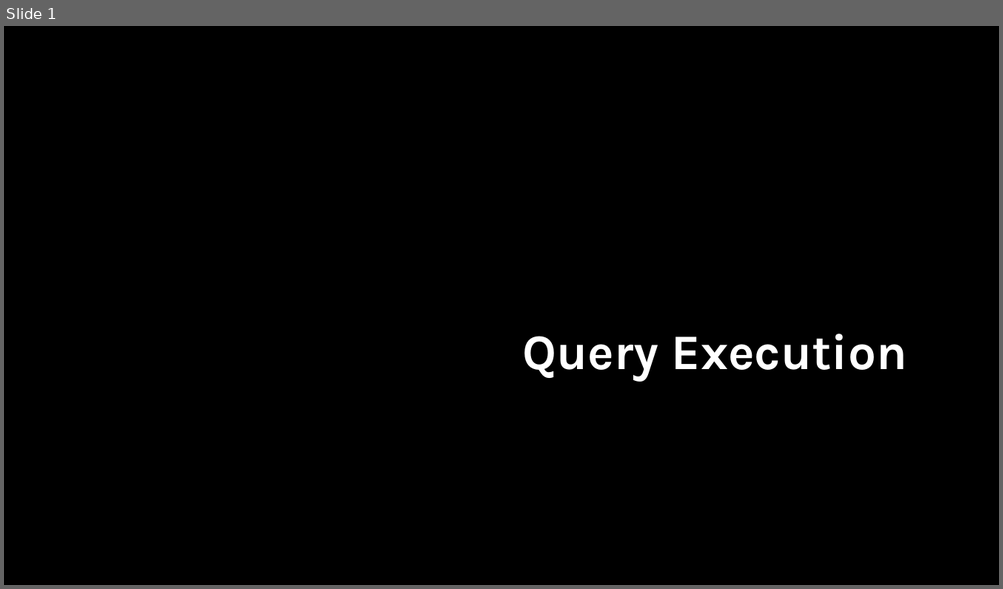
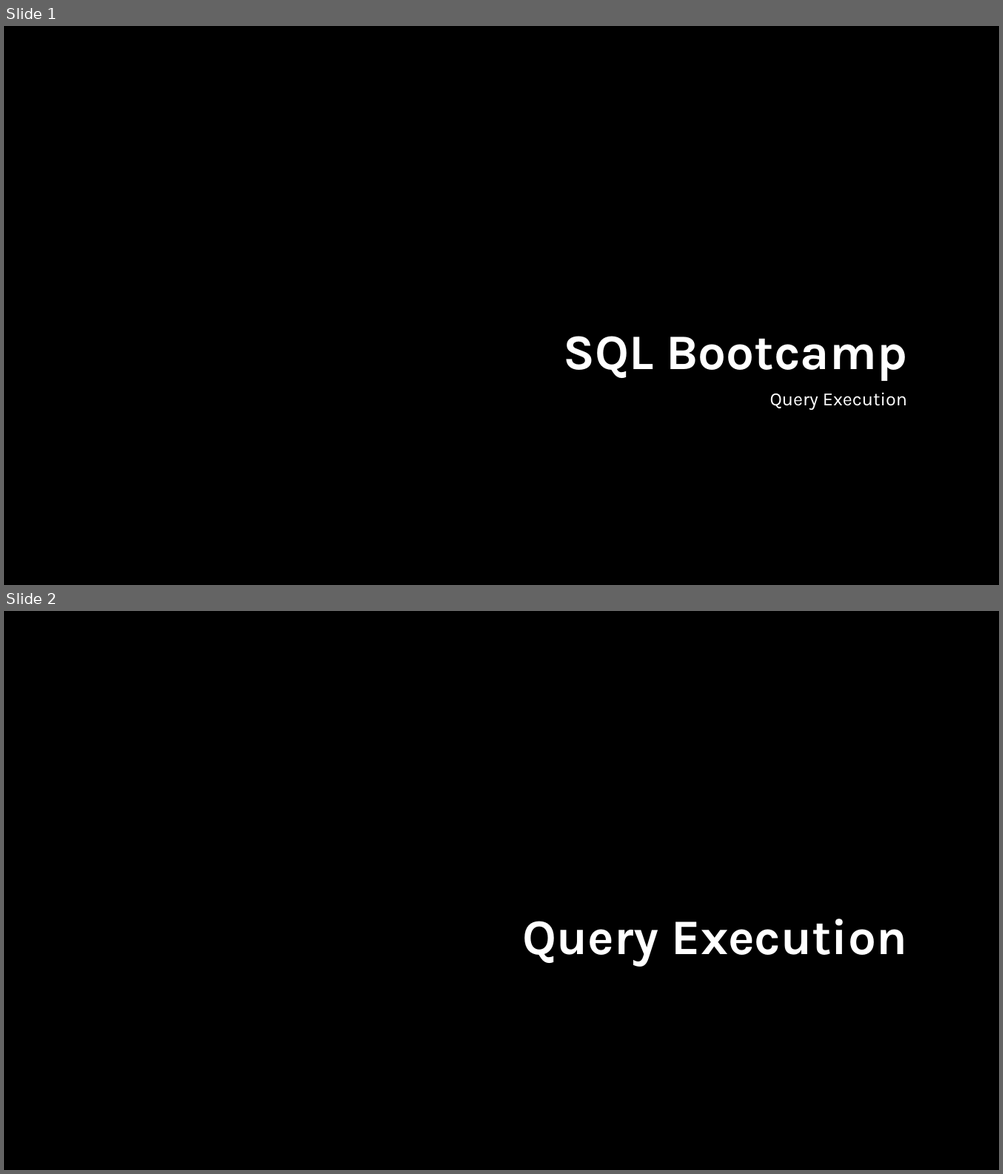
Before and after one commit to sabinio/SQLTraining, a slide deck: Slides/3. Query Execution.pptx. Shown one above the other, each under a label of ours: slide 1 before the commit, slides 1 and 2 after it. The pictures are 1003x589 and 1003x1174 pixels, drawn with LibreOffice and Linux fonts; fonts in the diff are those of the drawing; background and template pictures are left out. Boxes give left, top, right and bottom in pixels: in the first picture for what was removed or moved away, otherwise in the second. Text is boxed around its words. In the diff, an @@ line names an element or a change of style, - is before the commit and + after.

```diff
--- a/Slides/3. Query Execution.pptx
+++ b/Slides/3. Query Execution.pptx
@@ slide 1 added at (4,26,999,585), background picture (left out) @@
@@ title added at (563,336,907,381), 48 pt, text #FFFFFF, bold @@
+SQL Bootcamp
@@ subtitle added at (770,392,907,410), 18 pt, text #FFFFFF @@
+Query Execution
@@ what was slide 1 is now slide 2 @@
```
Also in this commit, not shown: 1 slide removed, 4 other files.
